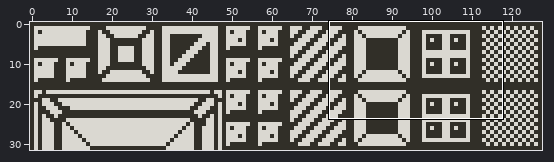
File history of a sprite sheet, src/blocks.png. Above, an overview of the earlier version with the close-up marked.
Close-up. Before the edit:
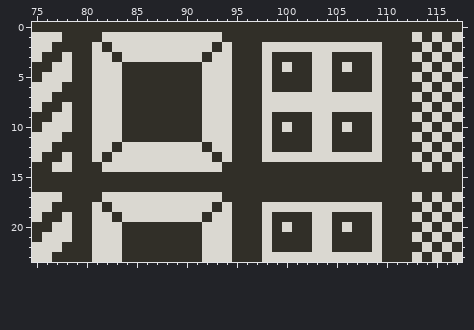
The file is 128x32 pixels. Shown: x 75..117, y 0..23.
Now the later version:
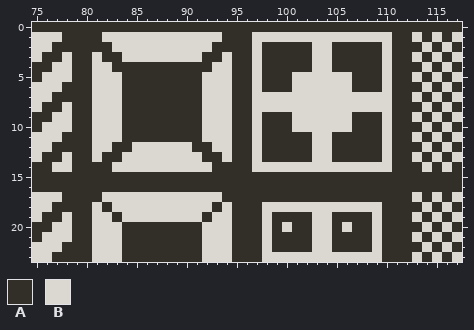
Palette (. is transparent): A #312f28  B #dad8d1
The exact change:
@@ x 75..117 @@
  0 AAAAAAAAAAAAAAAAAAAAAAAAAAAAAAAAAAAAAAAAAAA
- 1 BBBAAAABBBBBBBBBBBBAAAAAAAAAAAAAAAAAAABABAB
- 2 BBAAAABABBBBBBBBBBABAAABBBBBBBBBBBBAAAABABA
- 3 BAABAABBABBBBBBBBABBAAABAAAABBAAAABAAABABAB
- 4 AABBAABBBAAAAAAAABBBAAABABAABBABAABAAAABABA
- 5 ABBBAABBBAAAAAAAABBBAAABAAAABBAAAABAAABABAB
- 6 BBBAAABBBAAAAAAAABBBAAABAAAABBAAAABAAAABABA
- 7 BBAAAABBBAAAAAAAABBBAAABBBBBBBBBBBBAAABABAB
- 8 BAABAABBBAAAAAAAABBBAAABBBBBBBBBBBBAAAABABA
- 9 AABBAABBBAAAAAAAABBBAAABAAAABBAAAABAAABABAB
-10 ABBBAABBBAAAAAAAABBBAAABABAABBABAABAAAABABA
-11 BBBAAABBBAAAAAAAABBBAAABAAAABBAAAABAAABABAB
-12 BBAAAABBABBBBBBBBABBAAABAAAABBAAAABAAAABABA
-13 BAABAABABBBBBBBBBBABAAABBBBBBBBBBBBAAABABAB
-14 AABBAAABBBBBBBBBBBBAAAAAAAAAAAAAAAAAAAABABA
+ 1 BBBAAAABBBBBBBBBBBBAAABBBBBBBBBBBBBBAABABAB
+ 2 BBAAAAAABBBBBBBBBBAAAABAAAAABBAAAAABAAABABA
+ 3 BAABAABAABBBBBBBBAABAABAAAAABBAAAAABAABABAB
+ 4 AABBAABBAAAAAAAAAABBAABAAAAABBAAAAABAAABABA
+ 5 ABBBAABBBAAAAAAAABBBAABAAABBBBBBAAABAABABAB
+ 6 BBBAAABBBAAAAAAAABBBAABAAABBBBBBAAABAAABABA
+ 7 BBAAAABBBAAAAAAAABBBAABBBBBBBBBBBBBBAABABAB
+ 8 BAABAABBBAAAAAAAABBBAABBBBBBBBBBBBBBAAABABA
+ 9 AABBAABBBAAAAAAAABBBAABAAABBBBBBAAABAABABAB
+10 ABBBAABBBAAAAAAAABBBAABAAABBBBBBAAABAAABABA
+11 BBBAAABBBAAAAAAAABBBAABAAAAABBAAAAABAABABAB
+12 BBAAAABBAABBBBBBAABBAABAAAAABBAAAAABAAABABA
+13 BAABAABAABBBBBBBBAABAABAAAAABBAAAAABAABABAB
+14 AABBAAAABBBBBBBBBBAAAABBBBBBBBBBBBBBAAABABA
 15 AAAAAAAAAAAAAAAAAAAAAAAAAAAAAAAAAAAAAAAAAAA
